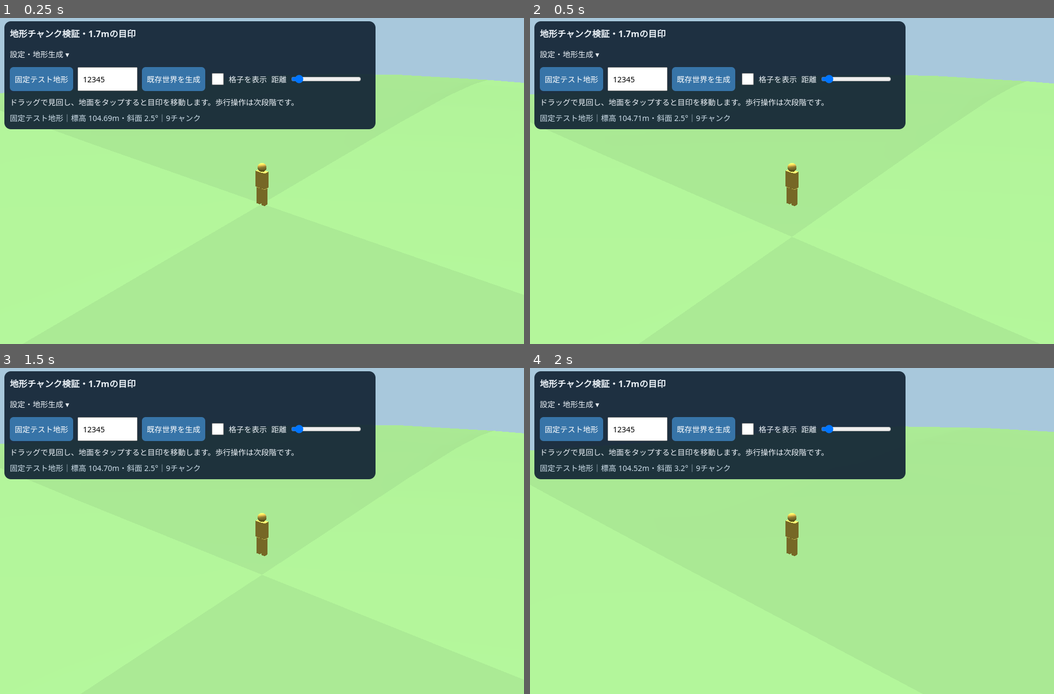
Above: before the commit, frames 1-4 (two rows, left to right).
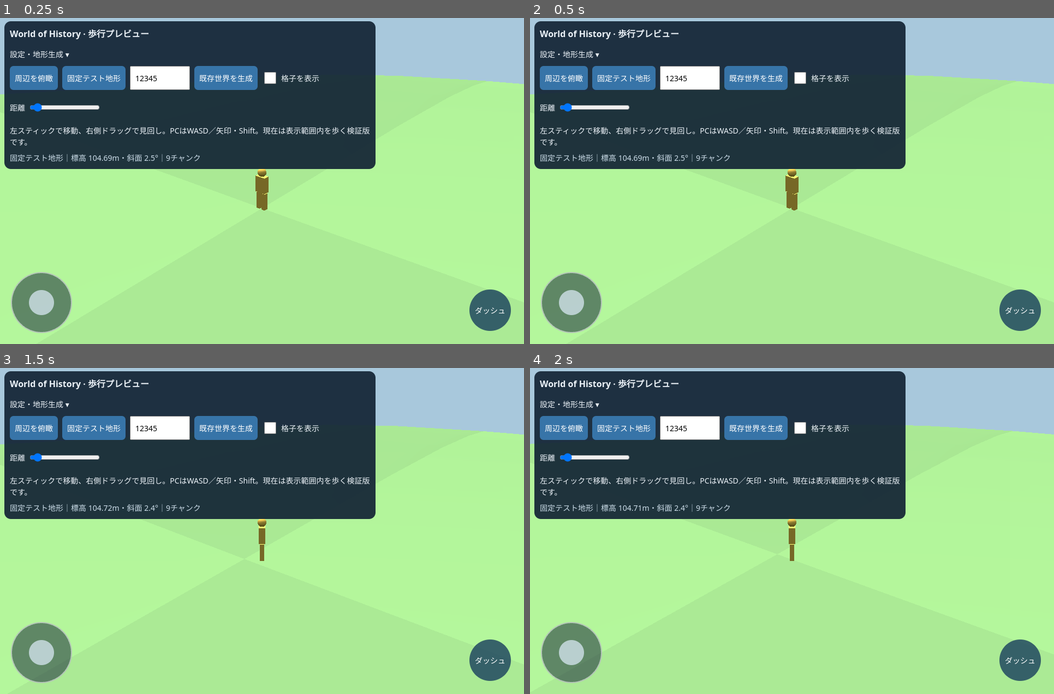
Above: after the commit, the same moments.

Repository: eitommkk1023-a11y/-history-simulation-game-restart
Game: browser game, page previews/terrain-chunks.html
Same seed, same stepped clock (60 frames per second), same inputs: the game is played once before the commit and once after it.
Inputs (mouse positions are in pixels of both pictures, inside the frame that each line leads up to):
- Up to frame 1 (0.25 s): no input
- Up to frame 2 (0.5 s): click (792, 181) at 0.27 s
- Up to frame 3 (1.5 s): hold Right from 1.03 s (still down); click (262, 563) at 1.07 s
- Up to frame 4 (2 s): release Right at 1.53 s; hold Down 1.58-1.85 s; click (687, 498) at 1.67 s; hold Left from 1.9 s (still down)

The runs differ from the first frame. In frame 1, 16% of the frame differs, in the area x 0-100%, y 3-97%; in frame 2, 16%; in frame 3, 16%; in frame 4, 16%.

Commit message:
Add offline walking preview with independent touch movement and camera

Diff:
--- a/previews/terrain-chunks.html
+++ b/previews/terrain-chunks.html
@@ -2,7 +2,7 @@
 <html lang="ja">
 <meta charset="utf-8">
 <meta name="viewport" content="width=device-width,initial-scale=1,viewport-fit=cover">
-<title>World of History — 地形チャンク検証</title>
+<title>World of History — 歩行プレビュー</title>
 <style>
   *{box-sizing:border-box}html,body{width:100%;height:100%;overflow:hidden}body{margin:0;background:#a8c8dc;color:#edf3f9;font:14px system-ui}
   canvas{display:block;touch-action:none}header{position:fixed;top:max(8px,env(safe-area-inset-top));left:max(8px,env(s …(189 unchanged characters)…
@@ -12,23 +12,31 @@
   #status{margin:8px 0 0;color:#cbdce8;max-height:60px;overflow:auto}#orientationHint{display:none;margin:4px 0 0;color:#ffe2a8}
   @media(orientation:portrait){#orientationHint{display:block}}
   @media(orientation:landscape) and (max-height:500px){header{max-width:620px;padding:6px 10px}h1{font-size:14px}header p{font-size:12px;margin-top:4px}.controls{gap:5px}}
+  #joystick{position:fixed;z-index:3;left:max(20px,env(safe-area-inset-left));bottom:max(20px,env(safe-area-inset-bottom));width:112px;height:112px;border-radius:50%;background:#14253688;border:2px solid #ffffff88;touch-action:none;user-select:none;display:grid;place-items:center;padding:0}
+  #stick{width:46px;height:46px;border-radius:50%;background:#d9e9f4bb;pointer-events:none}
+  #sprint{position:fixed;z-index:3;right:max(24px,env(safe-area-inset-right));bottom:max(24px,env(safe-area-inset-bottom));border-radius:50%;width:76px;height:76px;background:#183d5ccc;touch-action:none;user-select:none}
+  #sprint.active{background:#aa7821}#movementNotice{position:fixed;bottom:26px;left:150px;right:120px;text-align:center;pointer-events:none;text-shadow:0 1px 4px #000;color:white}
 </style>
 <header>
-  <h1>地形チャンク検証・1.7mの目印</h1>
+  <h1>World of History · 歩行プレビュー</h1>
   <details id="settings" open>
   <summary>設定・地形生成 ▾</summary>
   <div class="controls">
+    <button id="viewMode">周辺を俯瞰</button>
     <button id="fixture">固定テスト地形</button>
     <input id="seed" type="number" inputmode="numeric" min="0" max="4294967295" value="12345" aria-label="数値Seed">
     <button id="generate">既存世界を生成</button>
     <label><input id="wire" type="checkbox">格子を表示</label>
     <label>距離<input id="distance" type="range" min="5" max="120" value="12"></label>
   </div>
-  <p>ドラッグで見回し、地面をタップすると目印を移動します。歩行操作は次段階です。</p>
+  <p>左スティックで移動、右側ドラッグで見回し。PCはWASD／矢印・Shift。現在は表示範囲内を歩く検証版です。</p>
   <p id="status" role="status">準備中…</p>
   </details>
   <p id="orientationHint">端末を横向きにすると、広く見渡せます。</p>
 </header>
+<button id="joystick" aria-label="移動スティック"><span id="stick"></span></button>
+<button id="sprint" aria-label="押している間ダッシュ">ダッシュ</button>
+<div id="movementNotice" role="status"></div>
 <script>
   window.addEventListener('error',e=>document.getElementById('status').textContent='エラー: '+e.message);
   window.addEventListener('unhandledrejection',e=>document.getElementById('status').textContent='エラー: '+e.reason);
--- a/previews/terrain-chunks.mjs
+++ b/previews/terrain-chunks.mjs
@@ -1,5 +1,6 @@
 import {createWorldTerrain} from '../src/geography/world-terrain.mjs';
 import {createTerrainChunk} from '../src/geography/terrain-chunk.mjs';
+import {stepTerrainWalker} from '../src/player/terrain-walker.mjs';
 
 const THREE=globalThis.THREE;
 if(!THREE)throw new Error('描画ライブラリを読み込めませんでした。通信を確認してください。');
@@ -22,15 +23,28 @@
 part(new THREE.BoxGeometry(.16,.7,.18),.13,.35,0);
 scene.add(marker);
 let state=null,worker=null,requestId=0,yaw=.7,pitch=.4;
-let markerPoint=null;
+let markerPoint=null,overview=false;
 function draw(){renderer.render(scene,camera);}
 function updateCamera(){
-  const r=Number(document.getElementById('distance').value),target=marker.position.clone();target.y+=1;
-  camera.position.set(target.x+r*Math.cos(pitch)*Math.sin(yaw),target.y+r*Math.sin(pitch),target.z+r*Math.cos(pitch)*Math.cos(yaw));
+  const r=overview?100:Number(document.getElementById('distance').value),target=marker.position.clone();target.y+=1.2;
+  const angle=overview?1.35:pitch;
+  const offset=new THREE.Vector3(r*Math.cos(angle)*Math.sin(yaw),r*Math.sin(angle),r*Math.cos(angle)*Math.cos(yaw));
+  // Pull in along the viewing segment when terrain obscures the player.
+  if(state){
+    scene.updateMatrixWorld(true);
+    raycaster.set(target,offset.clone().normalize());raycaster.far=r+.4;
+    const hit=raycaster.intersectObjects(state.entries.map(e=>e.mesh))[0];
+    if(hit)offset.setLength(Math.max(.5,hit.distance-.4));
+    raycaster.far=Infinity;
+  }
+  camera.position.copy(target).add(offset);
+  if(state){const ground=groundAt(camera.position.x+state.origin.xM,camera.position.z+state.origin.yM);
+    if(ground)camera.position.y=Math.max(camera.position.y,ground.elevationM-state.origin.elevationM+.4);}
   camera.lookAt(target);draw();
 }
 function resize(){renderer.setSize(innerWidth,innerHeight);camera.aspect=innerWidth/innerHeight;camera.updateProjectionMatrix();updateCamera();}
 function clearTerrain(){
+  resetInput();markerPoint=null;
   if(state)for(const {mesh}of state.entries){scene.remove(mesh);mesh.geometry.dispose();mesh.material.dispose();}
   state=null;marker.visible=false;
 }
@@ -41,7 +55,7 @@
 }
 function placeMarker(xM,yM){
   const p=groundAt(xM,yM);if(!p)return;
-  markerPoint={xM,yM};
+  markerPoint={xM,yM,elevationM:p.elevationM};
   const q=state.terrain.toLocal(xM,yM,p.elevationM,state.origin);
   marker.position.set(q.x,q.y,q.z);marker.visible=true;
   status.textContent=`${state.label}｜標高 ${p.elevationM.toFixed(2)}m・斜面 ${p.slopeDegrees.toFixed(1)}°｜${state.entries.length}チャンク`;
@@ -122,9 +136,50 @@
   }catch(e){if(id===requestId){status.textContent='エラー: '+e.message;cancelGeneration();}}
   finally{if(workerUrl)URL.revokeObjectURL(workerUrl);}
 }
-let drag=null;
+let drag=null,stickId=null,sprintId=null;
+const keys=new Set(),stickInput={x:0,y:0};
+const joystick=document.getElementById('joystick'),stick=document.getElementById('stick'),sprint=document.getElementById('sprint');
+function resetInput(){
+  keys.clear();drag=null;stickId=null;sprintId=null;stickInput.x=stickInput.y=0;
+  stick.style.transform='';sprint.classList.remove('active');
+}
+function moveStick(e){
+  const box=joystick.getBoundingClientRect(),dx=e.clientX-box.x-box.width/2,dy=e.clientY-box.y-box.height/2;
+  const scale=Math.max(38,Math.hypot(dx,dy));stickInput.x=dx/scale;stickInput.y=dy/scale;
+  stick.style.transform=`translate(${stickInput.x*32}px,${stickInput.y*32}px)`;
+}
+joystick.addEventListener('pointerdown',e=>{if(stickId!==null)return;e.preventDefault();stickId=e.pointerId;joystick.setPointerCapture(e.pointerId);moveStick(e);});
+joystick.addEventListener('pointermove',e=>{if(e.pointerId===stickId)moveStick(e);});
+for(const event of ['pointerup','pointercancel','lostpointercapture'])joystick.addEventListener(event,e=>{
+  if(e.pointerId!==stickId)return;stickId=null;stickInput.x=stickInput.y=0;stick.style.transform='';
+});
+sprint.addEventListener('pointerdown',e=>{if(sprintId!==null)return;e.preventDefault();sprintId=e.pointerId;sprint.setPointerCapture(e.pointerId);sprint.classList.add('active');});
+for(const event of ['pointerup','pointercancel','lostpointercapture'])sprint.addEventListener(event,e=>{if(e.pointerId===sprintId){sprintId=null;sprint.classList.remove('active');}});
+const movementKeys=new Set(['KeyW','KeyA','KeyS','KeyD','ArrowUp','ArrowDown','ArrowLeft','ArrowRight','ShiftLeft','ShiftRight']);
+window.addEventListener('keydown',e=>{if(/INPUT|TEXTAREA|SELECT/.test(e.target.tagName)||e.target.isContentEditable)return;
+  if(movementKeys.has(e.code)){e.preventDefault();keys.add(e.code);}});
+window.addEventListener('keyup',e=>keys.delete(e.code));
+window.addEventListener('blur',resetInput);
+document.addEventListener('visibilitychange',()=>{if(document.hidden)resetInput();});
+document.getElementById('viewMode').onclick=()=>{overview=!overview;resetInput();document.getElementById('viewMode').textContent=overview?'三人称に戻る':'周辺を俯瞰';updateCamera();};
+let lastTime=null;
+function frame(time){
+  const dt=lastTime===null?0:(time-lastTime)/1000;lastTime=time;
+  if(state&&markerPoint&&!document.hidden){
+    const x=stickInput.x+Number(keys.has('KeyD')||keys.has('ArrowRight'))-Number(keys.has('KeyA')||keys.has('ArrowLeft'));
+    const y=stickInput.y+Number(keys.has('KeyS')||keys.has('ArrowDown'))-Number(keys.has('KeyW')||keys.has('ArrowUp'));
+    if(Math.hypot(x,y)>.08){
+      const next=stepTerrainWalker(markerPoint,{x,y,yaw,sprint:sprintId!==null||keys.has('ShiftLeft')||keys.has('ShiftRight')},dt,groundAt);
+      const dx=next.xM-markerPoint.xM,dy=next.yM-markerPoint.yM;
+      if(Math.hypot(dx,dy)>0){marker.rotation.y=Math.atan2(dx,dy);placeMarker(next.xM,next.yM);}
+      document.getElementById('movementNotice').textContent=next.blocked?'ここから先は範囲外、または急な地形です':'';
+    }else document.getElementById('movementNotice').textContent='';
+  }
+  requestAnimationFrame(frame);
+}
+requestAnimationFrame(frame);
 renderer.domElement.addEventListener('pointerdown',e=>{
-  if(drag)return;renderer.domElement.setPointerCapture(e.pointerId);
+  if(drag||e.button>0||(e.pointerType==='touch'&&e.clientX<innerWidth/2))return;renderer.domElement.setPointerCapture(e.pointerId);
   drag={id:e.pointerId,x:e.clientX,y:e.clientY,startX:e.clientX,startY:e.clientY};
 });
 renderer.domElement.addEventListener('pointermove',e=>{
@@ -132,16 +187,7 @@
   yaw-=(e.clientX-drag.x)*.006;pitch=Math.max(.15,Math.min(1.4,pitch+(e.clientY-drag.y)*.005));
   drag.x=e.clientX;drag.y=e.clientY;updateCamera();
 });
-renderer.domElement.addEventListener('pointerup',e=>{
-  if(!drag||drag.id!==e.pointerId)return;
-  const tap=Math.hypot(e.clientX-drag.startX,e.clientY-drag.startY)<6;drag=null;
-  if(!tap||!state)return;
-  const r=renderer.domElement.getBoundingClientRect();
-  raycaster.setFromCamera(new THREE.Vector2((e.clientX-r.left)/r.width*2-1,-(e.clientY-r.top)/r.height*2+1),camera);
-  const hit=raycaster.intersectObjects(state.entries.map(e=>e.mesh))[0];
-  if(hit)placeMarker(hit.point.x+state.origin.xM,hit.point.z+state.origin.yM);
-});
-for(const event of ['pointercancel','lostpointercapture'])renderer.domElement.addEventListener(event,()=>{drag=null;});
+for(const event of ['pointerup','pointercancel','lostpointercapture'])renderer.domElement.addEventListener(event,e=>{if(drag?.id===e.pointerId)drag=null;});
 document.getElementById('fixture').onclick=showFixture;
 generateButton.onclick=generateWorld;
 document.getElementById('distance').oninput=updateCamera;
--- /dev/null
+++ b/src/player/terrain-walker.mjs
@@ -0,0 +1,20 @@
+/** Ground-only walking, using the rendered terrain snapshot. Distances are meters. */
+export function stepTerrainWalker(position,input,dt,groundAt){
+  let result={...position,blocked:false};
+  if(!Number.isFinite(dt)||dt<=0)return result;
+  const ix=Number.isFinite(input.x)?input.x:0,iy=Number.isFinite(input.y)?input.y:0;
+  const yaw=Number.isFinite(input.yaw)?input.yaw:0;
+  const length=Math.max(1,Math.hypot(ix,iy)),speed=input.sprint?4:1.5;
+  const dx=(ix*Math.cos(yaw)+iy*Math.sin(yaw))/length*speed*Math.min(dt,.05);
+  const dy=(-ix*Math.sin(yaw)+iy*Math.cos(yaw))/length*speed*Math.min(dt,.05);
+  const distance=Math.hypot(dx,dy);if(!distance)return result;
+  const steps=Math.ceil(distance/.1),sx=dx/steps,sy=dy/steps;
+  for(let i=0;i<steps;i++){
+    const xM=result.xM+sx,yM=result.yM+sy,p=groundAt(xM,yM);
+    const support=[[0,0],[.25,0],[-.25,0],[0,.25],[0,-.25]].map(([x,y])=>groundAt(xM+x,yM+y));
+    if(!p||support.some(q=>!q||!Number.isFinite(q.elevationM)||q.slopeDegrees>45||Math.abs(q.elevationM-p.elevationM)>.3)||
+      Math.abs(p.elevationM-result.elevationM)>Math.hypot(sx,sy)+.05){result.blocked=true;break;}
+    result={xM,yM,elevationM:p.elevationM,blocked:false};
+  }
+  return result;
+}
--- /dev/null
+++ b/tests/walking.browser.cjs
@@ -0,0 +1,35 @@
+const {chromium}=require('playwright');
+const fs=require('node:fs'),assert=require('node:assert/strict');
+(async()=>{
+ const browser=await chromium.launch({headless:true,executablePath:'/usr/bin/chromium',args:['--no-sandbox','--enable-unsafe-swiftshader']});
+ try{
+  for(const [width,height] of [[844,390],[1180,820]]){
+   const context=await browser.newContext({viewport:{width,height},hasTouch:true,offline:true});
+   const page=await context.newPage(),errors=[];page.on('pageerror',e=>errors.push(e.message));
+   await page.route('http://woh.test/play',r=>r.fulfill({contentType:'text/html',body:fs.readFileSync('exports/World-of-History.html','utf8')}));
+   await page.goto('http://woh.test/play');await page.waitForFunction(()=>window.__chunkPreview?.state);
+   assert.equal(await page.locator('#joystick').count(),1,'walking controls exist');
+   const position=()=>page.evaluate(()=>({...window.__chunkPreview.markerPoint}));
+   const a=await position();await page.keyboard.down('w');await page.waitForTimeout(450);await page.keyboard.up('w');
+   const b=await position();assert.ok(Math.hypot(b.xM-a.xM,b.yM-a.yM)>.1,'keyboard moves');
+   const contact=await page.evaluate(()=>{const p=window.__chunkPreview.markerPoint;return {p,g:window.__chunkPreview.groundAt(p.xM,p.yM)};});
+   assert.ok(Math.abs(contact.p.elevationM-contact.g.elevationM)<1e-8);
+   const js=await page.locator('#joystick').boundingBox(),cx=js.x+js.width/2,cy=js.y+js.height/2;
+   const cdp=await context.newCDPSession(page);
+   await cdp.send('Input.dispatchTouchEvent',{type:'touchStart',touchPoints:[{x:cx,y:cy,id:1}]});
+   await cdp.send('Input.dispatchTouchEvent',{type:'touchMove',touchPoints:[{x:cx,y:cy-35,id:1}]});
+   await cdp.send('Input.dispatchTouchEvent',{type:'touchStart',touchPoints:[{x:cx,y:cy-35,id:1},{x:width-160,y:height/2,id:2}]});
+   await cdp.send('Input.dispatchTouchEvent',{type:'touchMove',touchPoints:[{x:cx,y:cy-35,id:1},{x:width-220,y:height/2+10,id:2}]});
+   await page.waitForTimeout(400);const c=await position();assert.ok(Math.hypot(c.xM-b.xM,c.yM-b.yM)>.1,'simultaneous camera and stick still move');
+   await cdp.send('Input.dispatchTouchEvent',{type:'touchEnd',touchPoints:[]});
+   await page.waitForTimeout(100);const stopped=await position();await page.waitForTimeout(150);assert.deepEqual(await position(),stopped,'release stops movement');
+   if(!await page.locator('#settings').evaluate(e=>e.open))await page.locator('#settings summary').click();
+   await page.locator('#viewMode').click();assert.deepEqual(await position(),stopped,'view switch preserves position');
+   await page.locator('#viewMode').click();
+   await page.keyboard.down('w');await page.evaluate(()=>window.dispatchEvent(new Event('blur')));const blurred=await position();await page.waitForTimeout(150);assert.deepEqual(await position(),blurred);await page.keyboard.up('w');
+   assert.deepEqual(errors,[]);
+   await page.screenshot({path:`/tmp/woh-review/walking-${width}.png`});
+   console.log(JSON.stringify({viewport:[width,height],keyboard:true,multiTouch:true,release:true,ground:true}));await context.close();
+  }
+ }finally{await browser.close();}
+})().catch(e=>{console.error(e);process.exitCode=1;});
--- /dev/null
+++ b/tests/walking.test.mjs
@@ -0,0 +1,25 @@
+import test from 'node:test';
+import assert from 'node:assert/strict';
+import {stepTerrainWalker} from '../src/player/terrain-walker.mjs';
+const flat=(x,y)=>({elevationM:0,slopeDegrees:0});
+const p={xM:10,yM:10,elevationM:0};
+function travel(input,ground=flat,start=p){let q=start;for(let i=0;i<60;i++)q=stepTerrainWalker(q,input,1/60,ground);return q;}
+const near=(a,b)=>assert.ok(Math.abs(a-b)<1e-8,`${a} != ${b}`);
+test('walking is camera-relative and diagonal speed is bounded',()=>{
+  const a=travel({x:0,y:-1,yaw:0});near(a.yM,8.5);near(a.xM,10);
+  const b=travel({x:0,y:-1,yaw:Math.PI/2});near(b.xM,8.5);near(b.yM,10);
+  const c=travel({x:1,y:-1,yaw:0});near(Math.hypot(c.xM-10,c.yM-10),1.5);
+});
+test('sprint travels four meters in one second',()=>near(travel({x:1,y:0,yaw:0,sprint:true}).xM,14));
+test('walks slopes and stays on the ground',()=>{
+ const q=travel({x:1,y:0,yaw:0},(x,y)=>({elevationM:x*.2,slopeDegrees:12}),{...p,elevationM:2});near(q.elevationM,q.xM*.2);
+});
+test('stops before steep slopes, cliffs and missing chunks',()=>{
+ for(const outside of [null,{elevationM:0,slopeDegrees:60},{elevationM:-10,slopeDegrees:0}]){
+  const q=travel({x:1,y:0,yaw:0,sprint:true},(x,y)=>x>11?outside:flat(x,y));assert.ok(q.xM<=10.76);assert.equal(q.blocked,true);
+ }
+});
+test('caps long frame gaps and ignores invalid timestep',()=>{
+ assert.ok(stepTerrainWalker(p,{x:1,y:0,yaw:0,sprint:true},10,flat).xM<=10.2+1e-9);
+ assert.deepEqual(stepTerrainWalker(p,{x:1},NaN,flat),{...p,blocked:false});
+});
--- a/tools/build-terrain-preview.mjs
+++ b/tools/build-terrain-preview.mjs
@@ -16,7 +16,7 @@
   const match=original.match(new RegExp('<script id="'+id+'"[^>]*>([\\s\\S]*?)<\\/script>'));
   if(!match)throw new Error('Missing '+id);return match[1];
 }).join('\n');
-const sources=await Promise.all(['src/geography/world-terrain.mjs','src/geography/terrain-chunk.mjs','previews/terrain-chunks.mjs'].map(read));
+const sources=await Promise.all(['src/geography/world-terrain.mjs','src/geography/terrain-chunk.mjs','src/player/terrain-walker.mjs','previews/terrain-chunks.mjs'].map(read));
 const app=sources.map(s=>s.replace(/^import .*;\r?\n/gm,'').replace(/^export /gm,'')).join('\n');
 if(/<\/script/i.test(app))throw new Error('Unsafe application embedding');
 let html=await read('previews/terrain-chunks.html');
Not shown, added: docs/superpowers/plans/2026-11-03-walking.md
Not shown, added: docs/superpowers/specs/2026-11-03-walking-design.md
Not shown, added: docs/walking-preview.md
